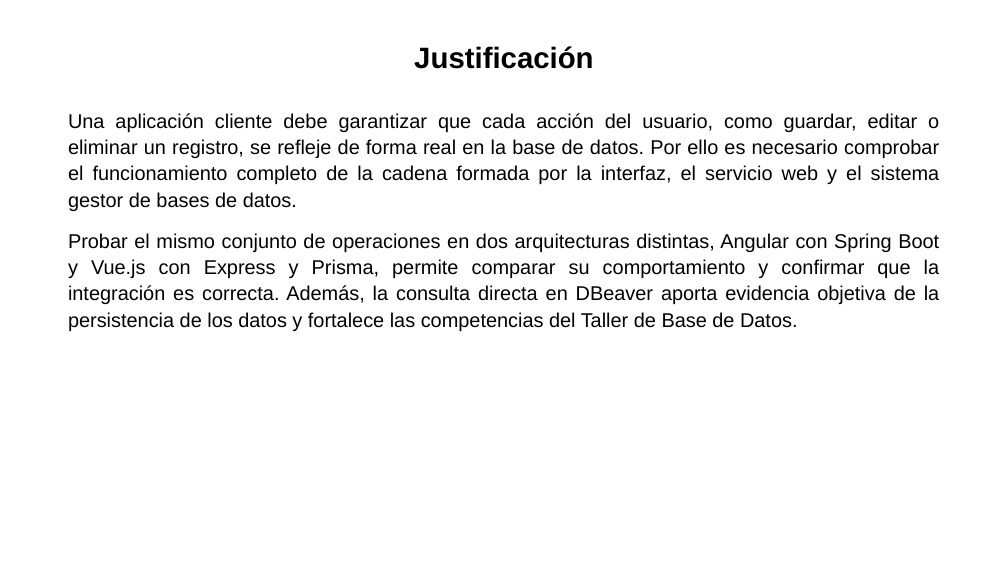
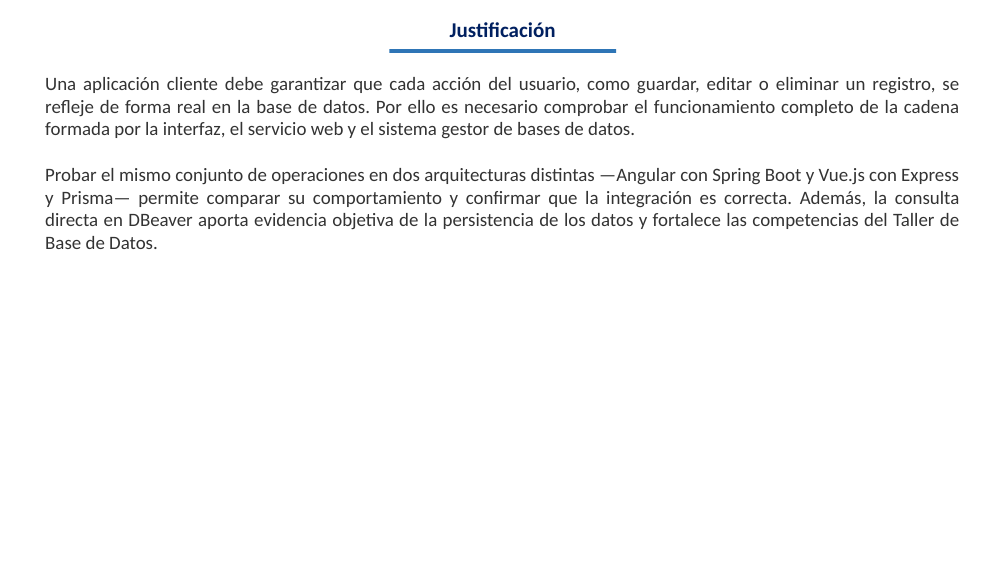
Before and after one commit to alondraS128/TBD_Tema-4, a slide deck: slide 3 of Actividad 4.3 Banco de ejercicios_AlondraSantis_TBD_5ISCM.pptx. Drawn at 1008x567 pixels with LibreOffice and Linux fonts; fonts in the diff are those of the drawing. Boxes give left, top, right and bottom in pixels: in the first picture for what was removed or moved away, otherwise in the second. Text is boxed around its words. In the diff, an @@ line names an element or a change of style, - is before the commit and + after.

```diff
--- a/Actividad 4.3 Banco de ejercicios_AlondraSantis_TBD_5ISCM.pptx
+++ b/Actividad 4.3 Banco de ejercicios_AlondraSantis_TBD_5ISCM.pptx
@@ text "Justificación" moved from (x1=414, y1=46, x2=593, y2=69) to (x1=450, y1=22, x2=556, y2=37) @@
@@ text "Justificación" at (x1=450, y1=22, x2=556, y2=37): size 28 to 20 pt, font Arial to Calibri, text colour #000000 to #002060 @@
@@ rectangle added at (x1=389, y1=49, x2=616, y2=53), fill #2E75B6 @@
@@ text "Una aplicación cliente debe garantizar ..." moved from (x1=68, y1=113, x2=940, y2=331) to (x1=45, y1=77, x2=960, y2=249) @@
@@ text at (x1=45, y1=77, x2=959, y2=139): size 19 to 18 pt, font Arial to Calibri, text colour #000000 to #333333 in "Una aplicación cliente debe garantizar que cada ..."; line spacing 1.1 to 1; less space between paragraphs @@
@@ text at (x1=45, y1=168, x2=960, y2=249): text changed; size 19 to 18 pt; font Arial to Calibri; text colour #000000 to #333333 @@
-Probar el mismo conjunto de operaciones en dos arquitecturas distintas, Angular con Spring Boot y Vue.js con Express y Prisma, permite comparar su comportamiento y confirmar que la integración es correcta. Además, la consulta directa en DBeaver aporta evidencia objetiva de la persistencia de los datos y fortalece las competencias del Taller de Base de Datos.
+Probar el mismo conjunto de operaciones en dos arquitecturas distintas —Angular con Spring Boot y Vue.js con Express y Prisma— permite comparar su comportamiento y confirmar que la integración es correcta. Además, la consulta directa en DBeaver aporta evidencia objetiva de la persistencia de los datos y fortalece las competencias del Taller de Base de Datos.
```
Also in this commit, not shown: 13 other slides changed, 8 slides added, 4 slides removed, 19 other files.
